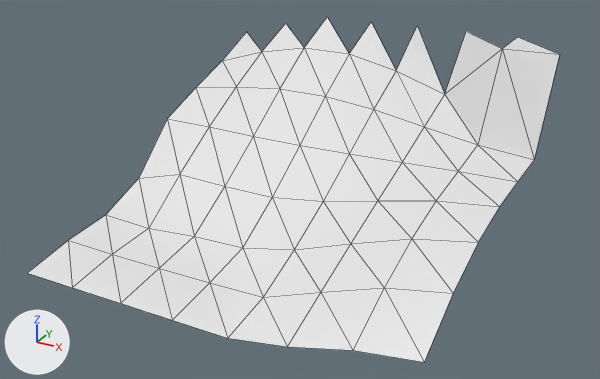
A saved change to the OBJ model models/areas/peppermill/preview_rock_0_-4.obj.
Camera for both pictures: a 50 mm camera at (31.82, 37.88, 25.43) aimed at (11.0, 75.74, 6.5). Arrows for +X, +Y and +Z are at lower left; the lights stay in place. The picture after the commit comes second. Mesh edges are drawn as thin lines. Where no turn or scale is listed for an object, it has been applied to the vertices. Vertices at exactly the same position are counted once.

Objects in the first picture: 'preview_rock_0_-4'.
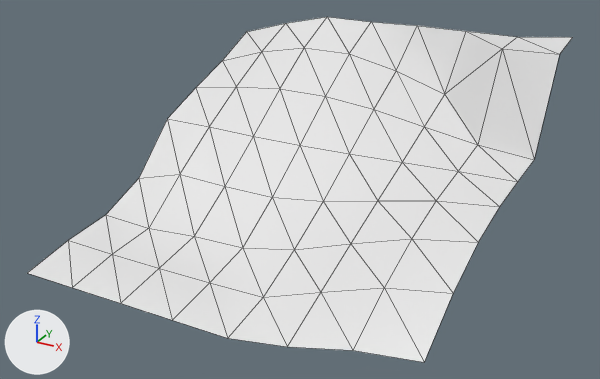
What changed in the scene script:
```text
Change me_preview_rock_0__4:
    used by ob_preview_rock_0__4; location = (0.0, 0.0, 0.0)
    verts and faces of me_preview_rock_0__4; kept vertices keep their numbers, new ones are numbered from 63
    before: 0 (-0.2, 88.2, 11.7) at pixel (246, 31), 2 (3.0, 84.9, 11.4) at pixel (261, 51), 15 (3.0, 88.2, 12.7) at pixel (285, 23), 16 (6.2, 84.9, 12.1) at pixel (304, 47), 17 (6.2, 88.2, 13.5) at pixel (327, 16)
    before: 18 (9.5, 84.9, 12.1) at pixel (349, 53), 19 (9.5, 88.2, 13.5) at pixel (371, 21), 20 (12.8, 84.9, 11.4) at pixel (396, 70), 21 (12.8, 88.2, 13.6) at pixel (417, 25), 22 (16.0, 84.9, 10.3) at pixel (444, 94)
    before: 47 (16.0, 88.2, 13.6) at pixel (466, 31), 48 (19.2, 84.9, 13.6) at pixel (502, 48), 49 (19.2, 88.2, 13.6) at pixel (517, 36), 50 (22.5, 84.9, 13.7) at pixel (559, 54)
    remove me_preview_rock_0__4.from_pydata(...)  # 63 vertices, 91 faces; spans x -0.2..22.5, y 65.4..88.2, z 3.1..13.7
    add me_preview_rock_0__4.from_pydata(...)  # 64 vertices, 98 faces; spans x -0.2..22.5, y 65.4..88.2, z 3.1..13.9
    me_preview_rock_0__4 part 1
    add verts[63] = (22.5, 88.2, 13.9)  # pixel (572, 37)
    add faces += [(0, 2, 15), (15, 16, 17), (17, 18, 19), (19, 20, 21), (21, 22, 47), (47, 48, 49)]
    add faces += [(49, 50, 63)]
```

Pixel boxes (x1, y1, x2, y2) of what changed, in the pictures (600 x 379 px):
'preview_rock_0_-4', reshaped: before (28, 17, 559, 362); after (28, 17, 573, 362)
part 1 of me_preview_rock_0__4, added: after (247, 17, 573, 94)
